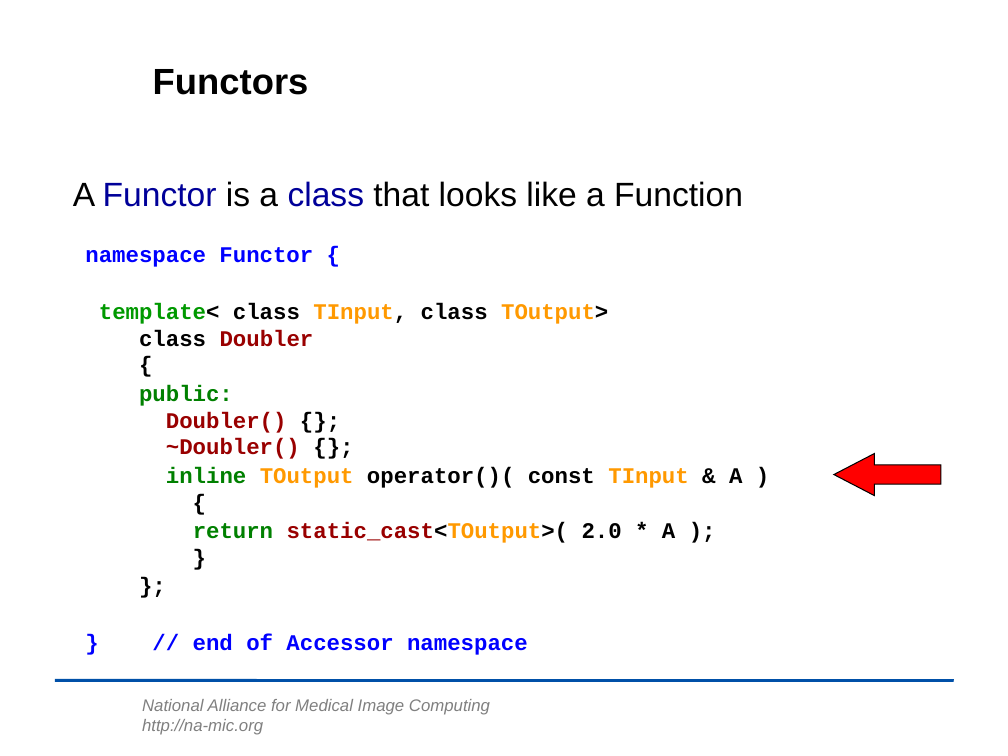
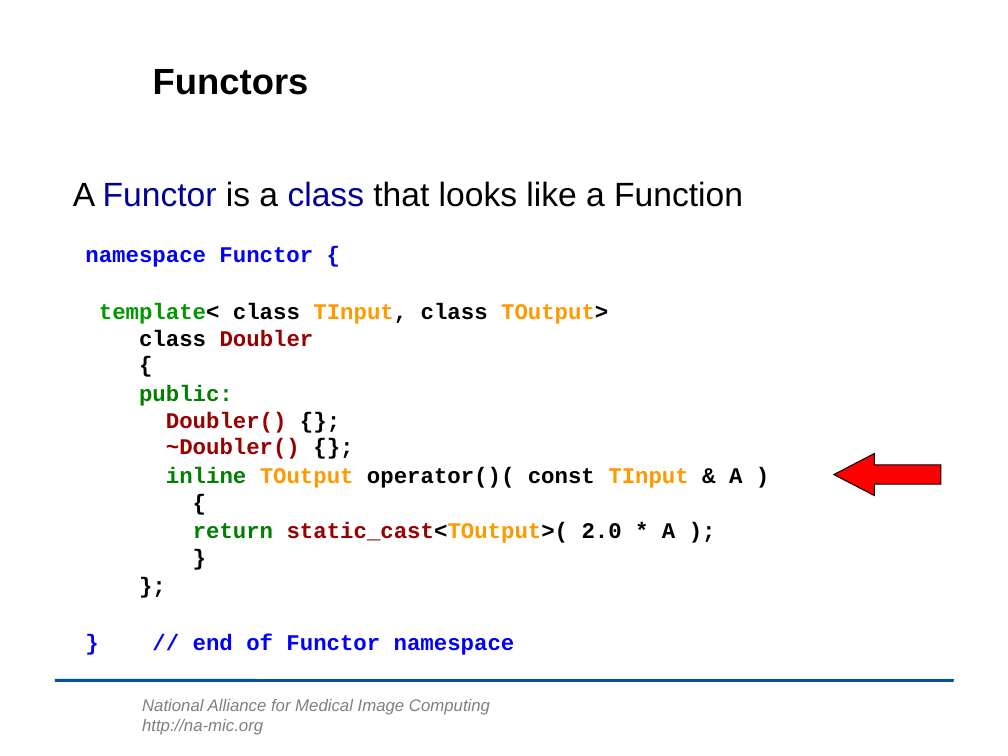
Before and after one commit to lheckemann/namic-sandbox, a slide deck: slide 50 of ITKAdvancedCourse/doc/presentations/Insight-DesignPatterns.ppt (slide 49 before the commit). Drawn at 1008x756 pixels with LibreOffice and Linux fonts; fonts in the diff are those of the drawing; background and template pictures are left out. Boxes give left, top, right and bottom in pixels: in the first picture for what was removed or moved away, otherwise in the second. Text is boxed around its words. In the diff, an @@ line names an element or a change of style, - is before the commit and + after.

```diff
--- a/ITKAdvancedCourse/doc/presentations/Insight-DesignPatterns.ppt
+++ b/ITKAdvancedCourse/doc/presentations/Insight-DesignPatterns.ppt
@@ text at bbox=[193, 633, 515, 655]: text changed @@
-} // end of Accessor namespace
+} // end of Functor namespace
```
Also in this commit, not shown: 1 other slide changed, 15 slides added.
